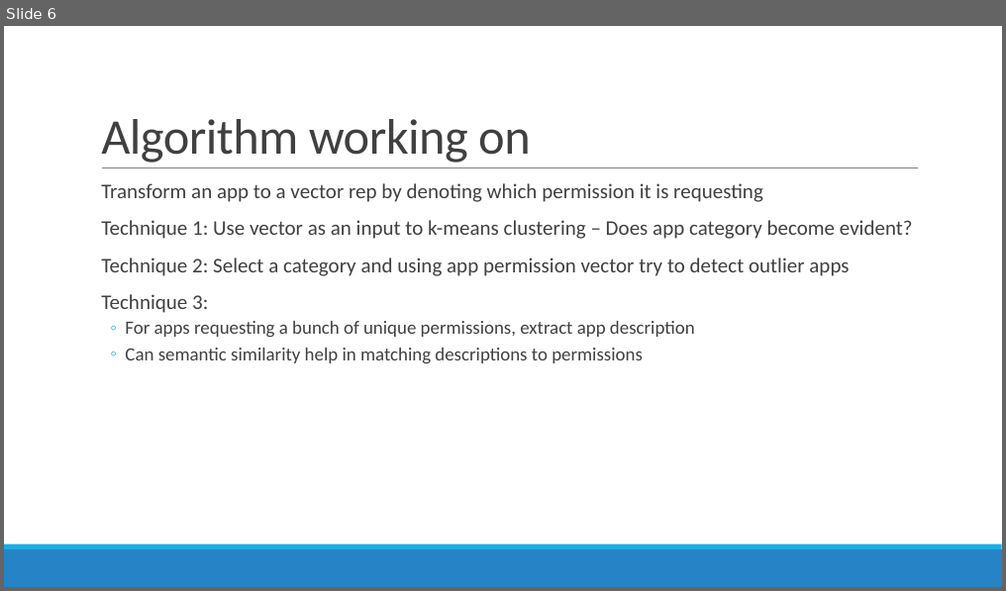
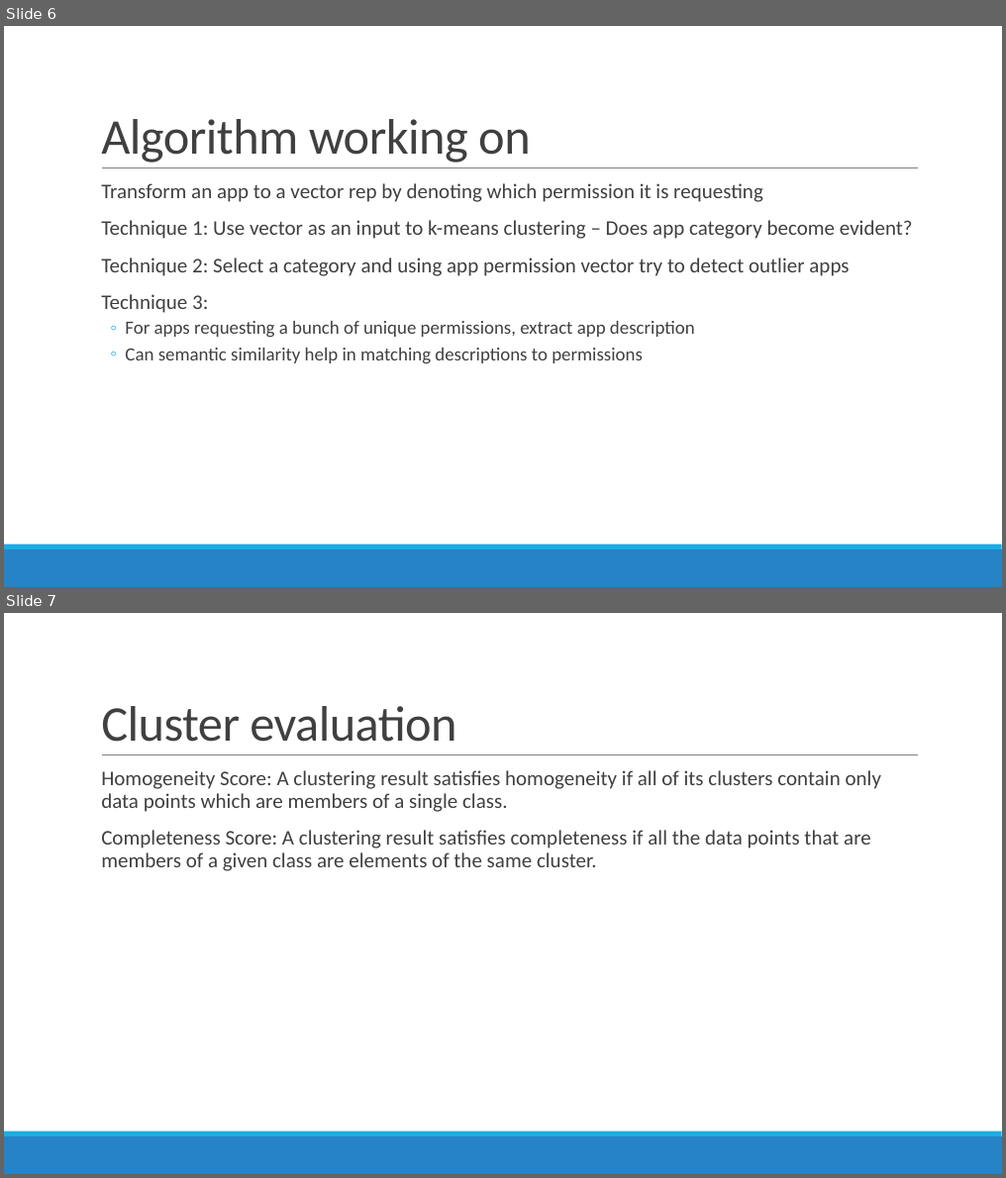
Before and after one commit to prajitdas/AndroidAnalytics, a slide deck: documentation/presentations/Google Play Store - Prajit.pptx. Shown one above the other, each under a label of ours: slide 6 before the commit, slides 6 and 7 after it. The pictures are 1006x591 and 1006x1178 pixels, drawn with LibreOffice and Linux fonts; fonts in the diff are those of the drawing. Boxes give left, top, right and bottom in pixels: in the first picture for what was removed or moved away, otherwise in the second. Text is boxed around its words. In the diff, an @@ line names an element or a change of style, - is before the commit and + after.

Commit message:
presentation added

```diff
--- a/documentation/presentations/Google Play Store - Prajit.pptx
+++ b/documentation/presentations/Google Play Store - Prajit.pptx
@@ slide 7 added at (4, 613, 1002, 1174), background #FFFFFF; not listed: 3 template elements that a slide beside it also shows @@
@@ title added at (101, 706, 456, 742), 48 pt, text #404040 @@
+Cluster evaluation
@@ text added at (101, 770, 881, 871), 20 pt, text #404040 @@
+  Homogeneity Score: A clustering result satisfies homogeneity if all of its clusters contain only data points which are members of a single class.
+  Completeness Score: A clustering result satisfies completeness if all the data points that are members of a given class are elements of the same cluster.
```
Also in this commit, not shown: 1 other slide added, 3 other files.
